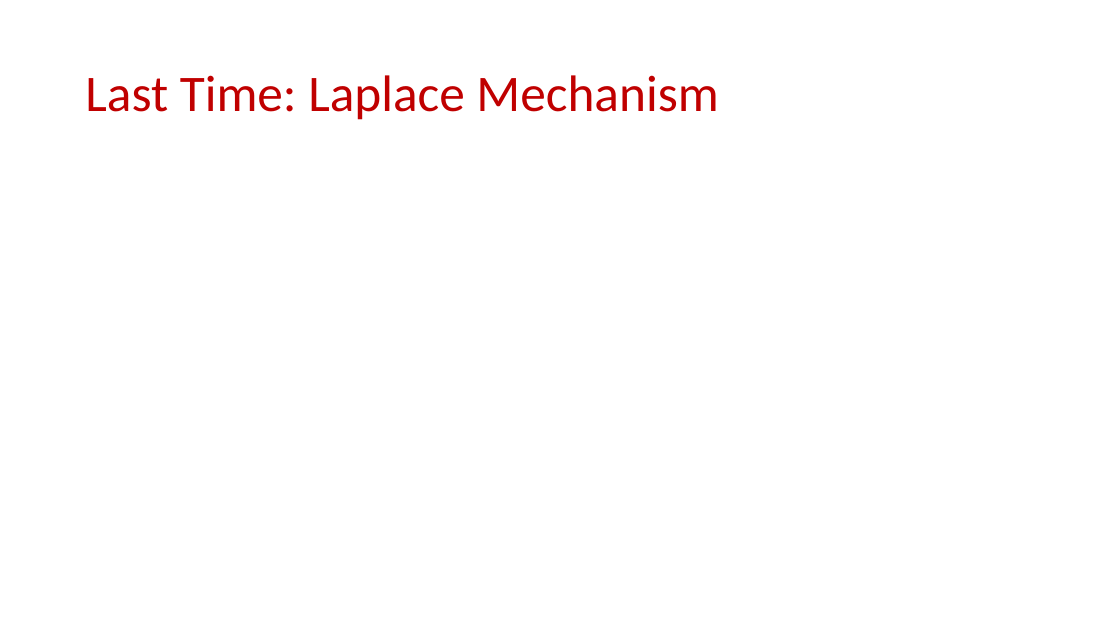
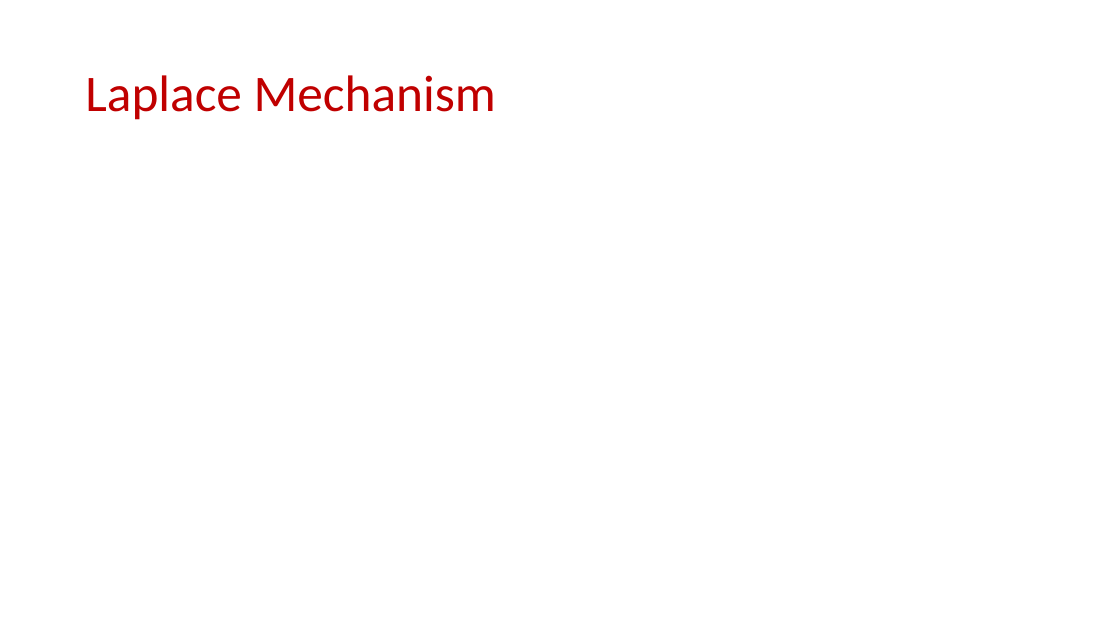
Before and after one commit to samsonzhou/samsonzhou.github.io, a slide deck: slide 10 of CSCE658-S24/L21.pptx. Drawn at 1120x630 pixels with LibreOffice and Linux fonts; fonts in the diff are those of the drawing; grey boxes stand for pictures. Boxes give left, top, right and bottom in pixels: in the first picture for what was removed or moved away, otherwise in the second. Text is boxed around its words. In the diff, an @@ line names an element or a change of style, - is before the commit and + after.

```diff
--- a/CSCE658-S24/L21.pptx
+++ b/CSCE658-S24/L21.pptx
@@ title at bbox=[85, 75, 496, 120]: text changed @@
-Last Time: Laplace Mechanism
+Laplace Mechanism
```
Also in this commit, not shown: 1 other slide changed, 15 slides added.
